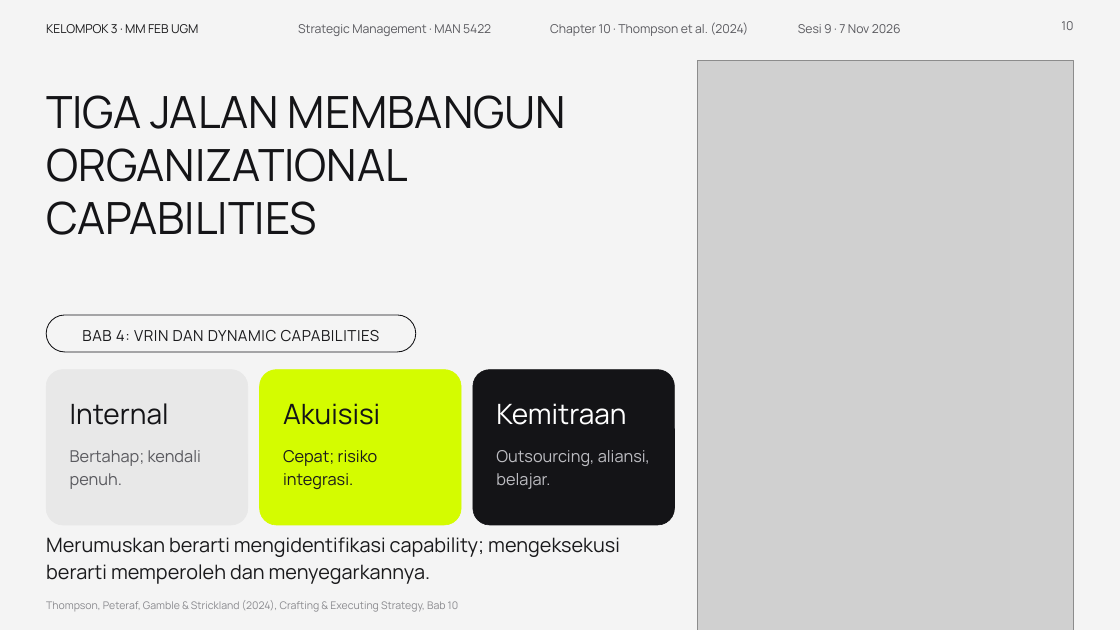
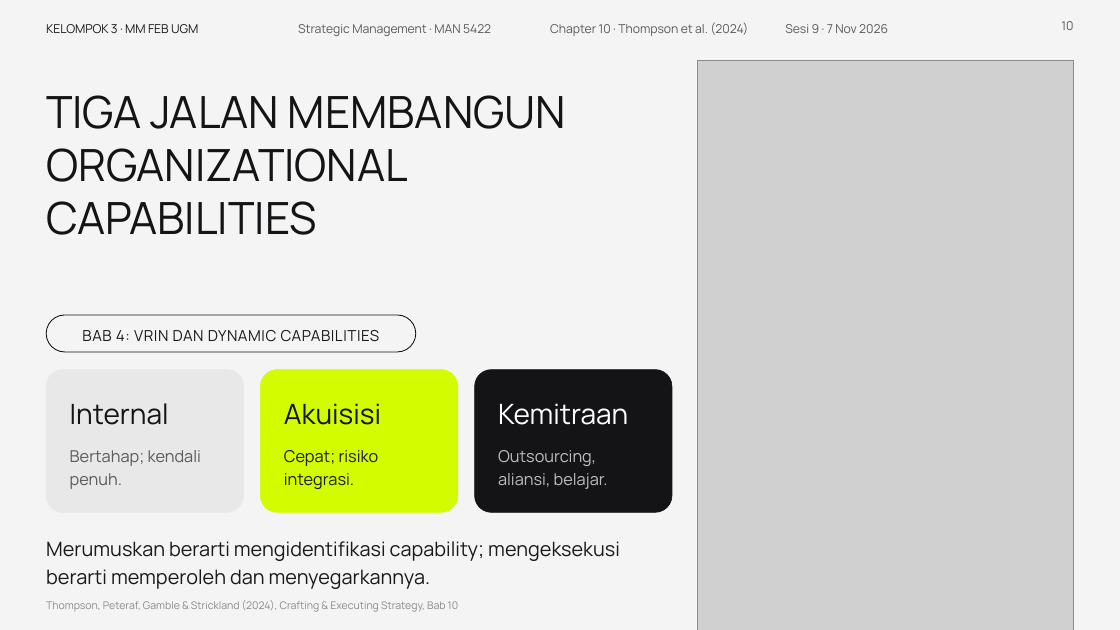
Before and after one commit to aslihabnuri/Dom-Manipulation, a slide deck: slide 10 of presentasi_ch10_kelompok3/SMJKT_Group 3_Aslih_Chapter 10 Strategy Execution.pptx. Drawn at 1120x630 pixels with LibreOffice and Linux fonts; fonts in the diff are those of the drawing; grey boxes stand for pictures. Boxes give left, top, right and bottom in pixels: in the first picture for what was removed or moved away, otherwise in the second. Text is boxed around its words. In the diff, an @@ line names an element or a change of style, - is before the commit and + after.

```diff
--- a/presentasi_ch10_kelompok3/SMJKT_Group 3_Aslih_Chapter 10 Strategy Execution.pptx
+++ b/presentasi_ch10_kelompok3/SMJKT_Group 3_Aslih_Chapter 10 Strategy Execution.pptx
@@ text "Sesi 9 · 7 Nov ..." moved from (x1=798, y1=24, x2=901, y2=33) to (x1=785, y1=24, x2=888, y2=33) @@
@@ proportions changed in 3 elements at (x1=475, y1=370, x2=672, y2=513), (x1=260, y1=370, x2=458, y2=513), (x1=46, y1=370, x2=244, y2=513) @@
@@ rounded rectangle resized from (x1=46, y1=370, x2=248, y2=525) to (x1=46, y1=370, x2=244, y2=513) @@
@@ rounded rectangle resized from (x1=260, y1=370, x2=461, y2=525) to (x1=260, y1=370, x2=458, y2=513) @@
@@ rounded rectangle resized from (x1=473, y1=370, x2=675, y2=525) to (x1=475, y1=370, x2=672, y2=513) @@
@@ text "Outsourcing, aliansi, belajar." rewrapped from (x1=496, y1=450, x2=650, y2=489) to (x1=498, y1=450, x2=608, y2=489) @@
@@ text "Merumuskan berarti mengidentifikasi capability; mengeksekusi ..." moved from (x1=46, y1=537, x2=620, y2=584) to (x1=46, y1=541, x2=620, y2=589) @@
```
Also in this commit, not shown: 18 other slides changed, 1 other file.
